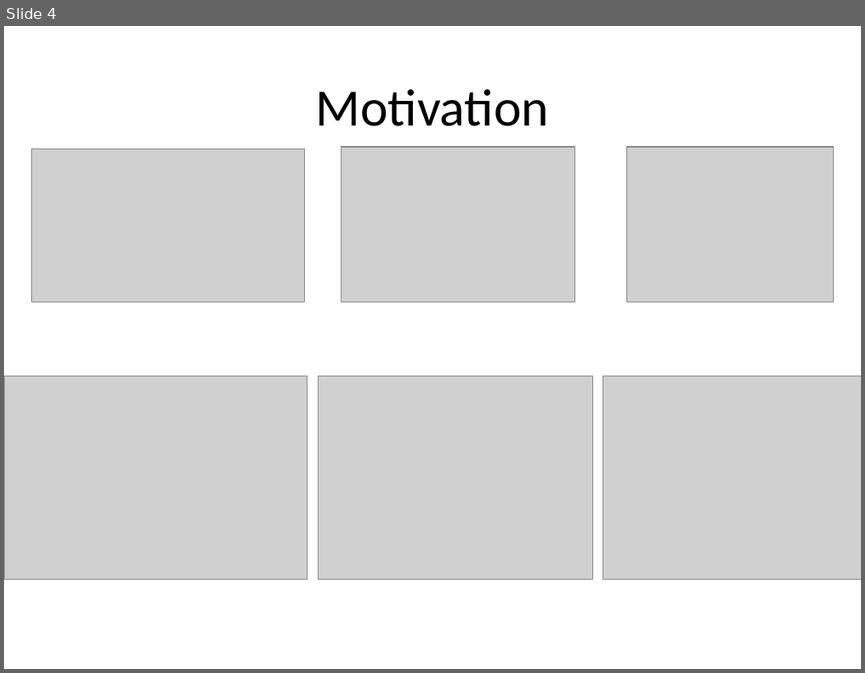
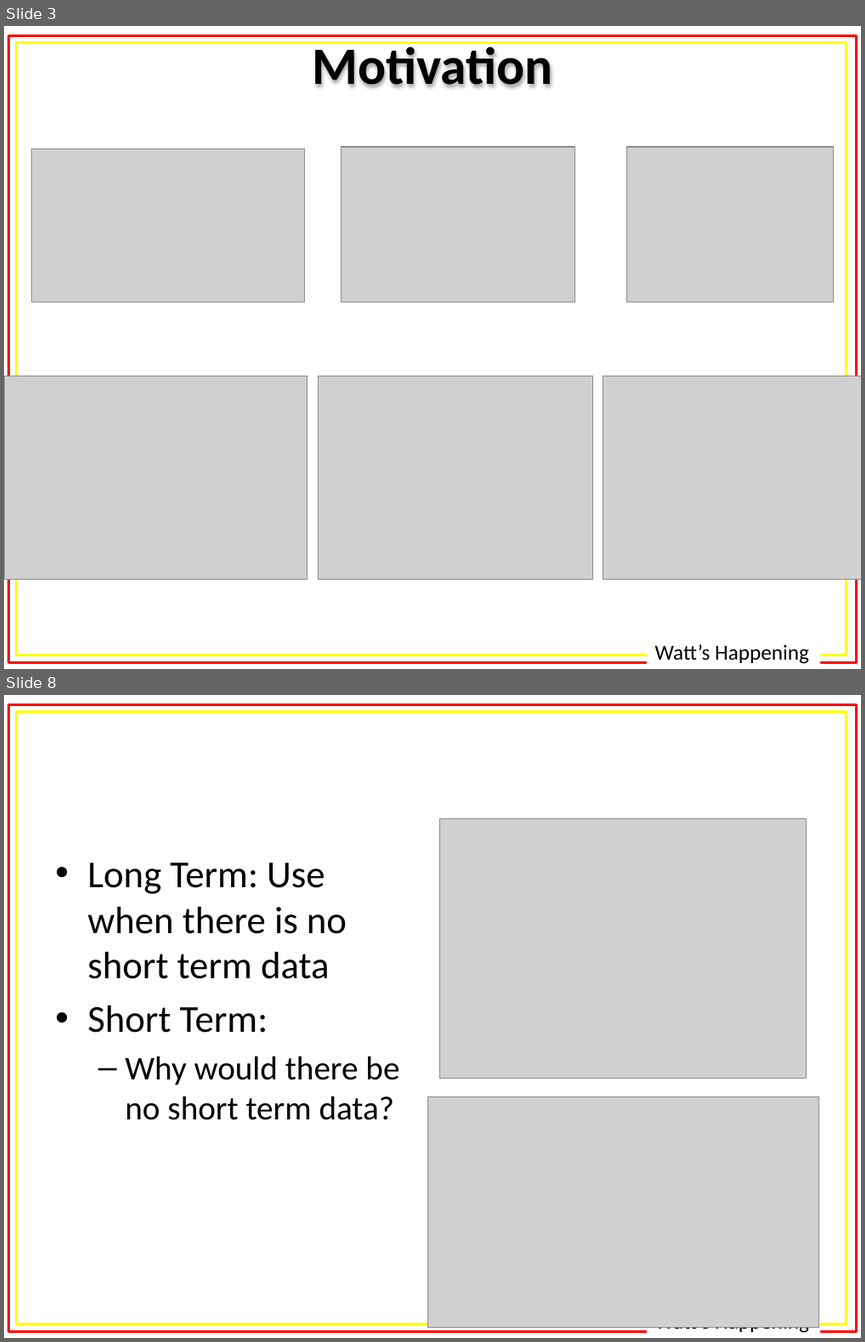
Before and after one commit to alexisfisher/watts-happening, a slide deck: docs/presentation/Presentation.pptx. Shown one above the other, each under a label of ours: slide 4 before the commit, slides 3 and 8 after it; the slides between them are not shown. The pictures are 865x673 and 865x1342 pixels, drawn with LibreOffice and Linux fonts; fonts in the diff are those of the drawing; grey boxes stand for pictures. Boxes give left, top, right and bottom in pixels: in the first picture for what was removed or moved away, otherwise in the second. Text is boxed around its words. In the diff, an @@ line names an element or a change of style, - is before the commit and + after.

```diff
--- a/docs/presentation/Presentation.pptx
+++ b/docs/presentation/Presentation.pptx
@@ slide 8 added at <box>4,695,861,1338</box>, background #FFFFFF; not listed: 3 template elements that a slide beside it also shows @@
@@ picture added at <box>439,819,806,1078</box> @@
@@ text added at <box>87,862,399,1120</box>, 32 pt, text #000000 @@
+• Long Term: Use when there is no short term data
+• Short Term:
+  – Why would there be no short term data?
@@ picture added at <box>427,1097,818,1327</box> @@
@@ what was slide 4 is now slide 3 @@
@@ slide 3 changed as well @@
@@ rectangle added at <box>8,36,857,663</box>, outline #FF0000 2 pt @@
@@ rectangle added at <box>16,42,846,655</box>, outline #FFFF00 2 pt @@
@@ title added at <box>40,26,825,102</box>, fill gradient #779737 to #9BC348 to #9DC746, 44 pt, text #000000, bold @@
+Motivation
@@ title removed at <box>316,89,549,126</box> @@
-Motivation
@@ text added at <box>655,644,809,664</box>, 18 pt, text #000000 @@
+Watt’s Happening
```
Also in this commit, not shown: 10 other slides changed, 2 other slides added, 2 slides removed, 1 other file.
